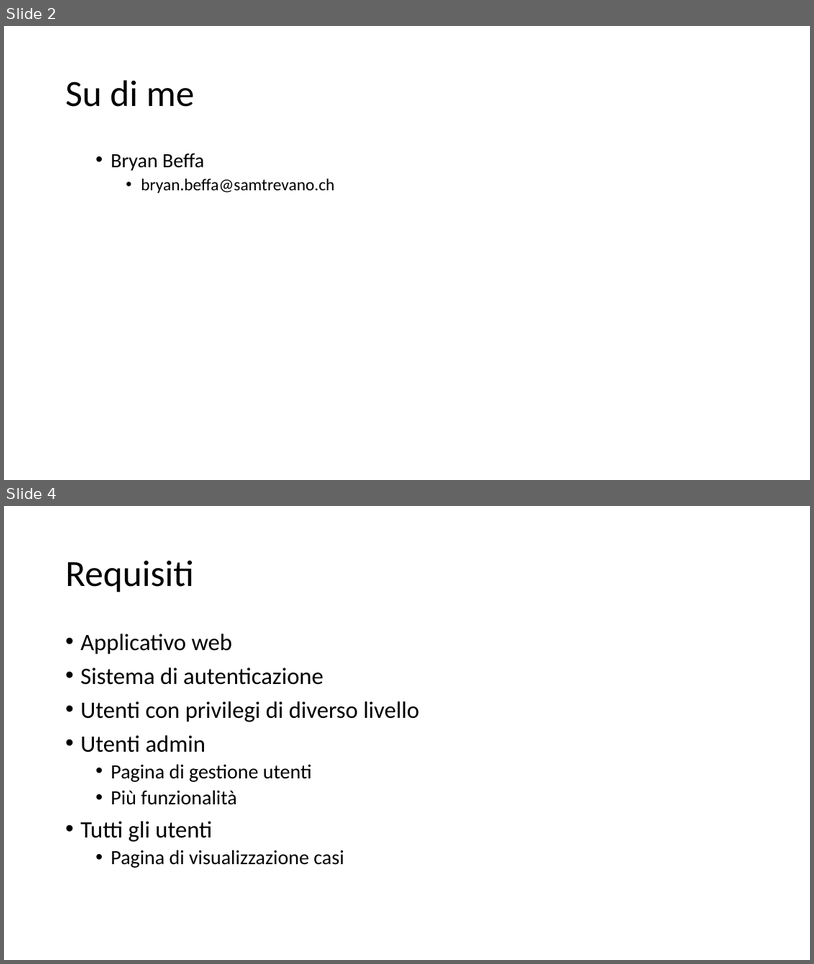
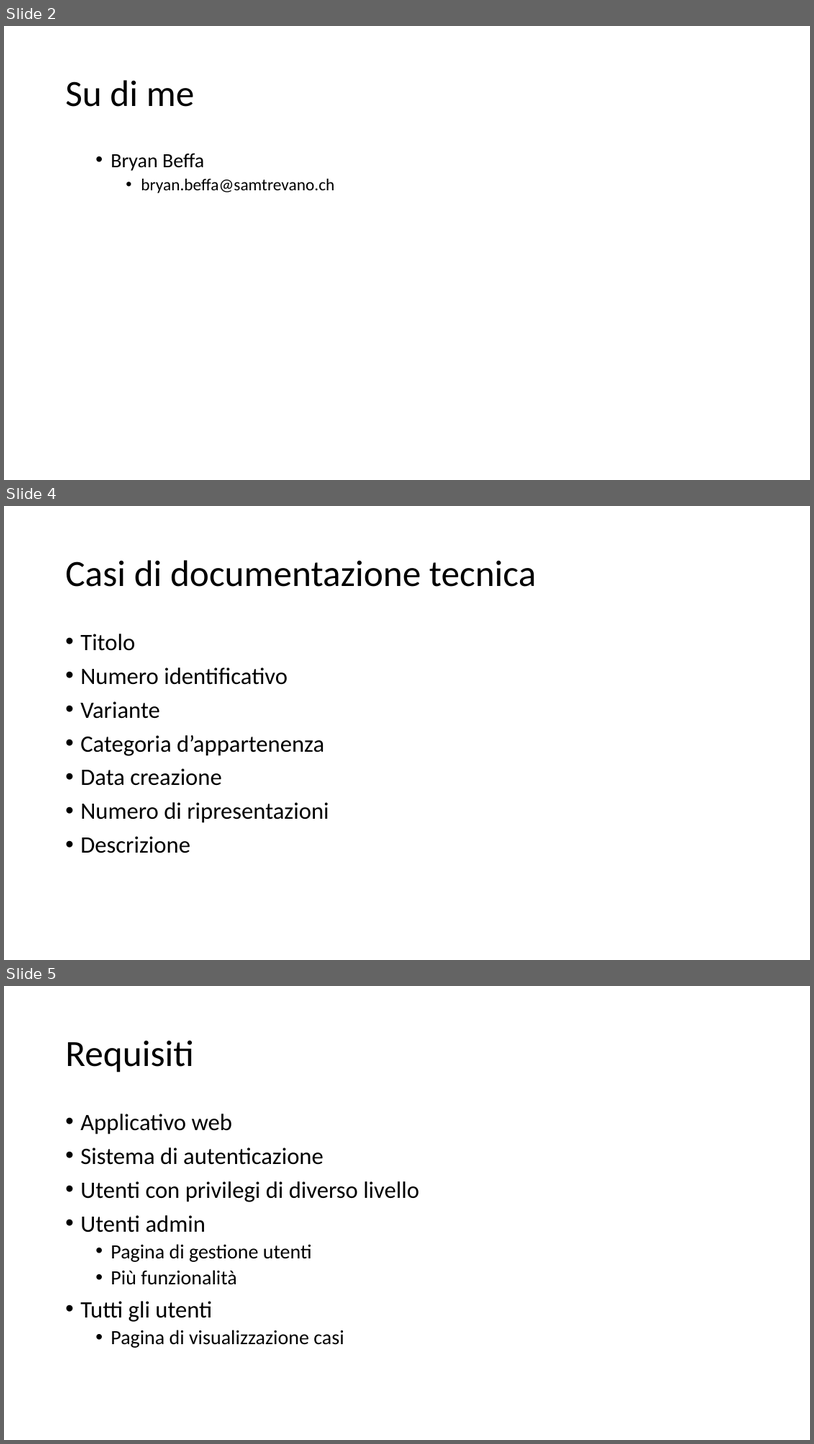
Before and after one commit to bryanbeffa/Knowledge-Base, a slide deck: Presentation/Knowledge Base.pptx. Shown one above the other, each under a label of ours: slides 2 and 4 before the commit, slides 2, 4 and 5 after it; the slides between them are not shown. The pictures are 814x964 and 814x1444 pixels, drawn with LibreOffice and Linux fonts; fonts in the diff are those of the drawing. Boxes give left, top, right and bottom in pixels: in the first picture for what was removed or moved away, otherwise in the second. Text is boxed around its words. In the diff, an @@ line names an element or a change of style, - is before the commit and + after.

```diff
--- a/Presentation/Knowledge Base.pptx
+++ b/Presentation/Knowledge Base.pptx
@@ slide 4 added at (4, 506, 810, 960), background #FFFFFF @@
@@ title added at (65, 560, 536, 587), 44 pt, text #000000 @@
+Casi di documentazione tecnica
@@ text added at (80, 633, 329, 853), 28 pt, text #000000 @@
+• Titolo
+• Numero identificativo
+• Variante
+• Categoria d’appartenenza
+• Data creazione
+• Numero di ripresentazioni
+• Descrizione
@@ what was slide 4 is now slide 5 @@
```
Also in this commit, not shown: 1 slide changed.
